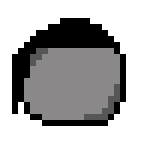
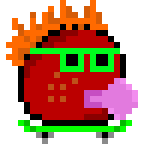
Revision of a layered 144 × 144 image; what changed, layer by layer:
showed "Freckles" over [48, 72, 78, 102]
added layer "Punk Orange" in group "Head Stuff" over [6, 0, 108, 66]
hid "Durag" over [12, 18, 120, 114]
showed "Skateboard" over [18, 120, 132, 144]
added layer "Bubblegum" in group "Mouth Stuff" over [84, 78, 138, 120]
added layer "glasses green" in group "Eye Stuff" over [30, 48, 120, 72]
hid "GRAY" over [24, 30, 120, 120]
hid "PINK" over [24, 30, 120, 120]
hid "PURPLE" over [24, 30, 120, 120]
hid "GREEN" over [24, 30, 120, 120]
hid "BLUE" over [24, 30, 120, 120]
